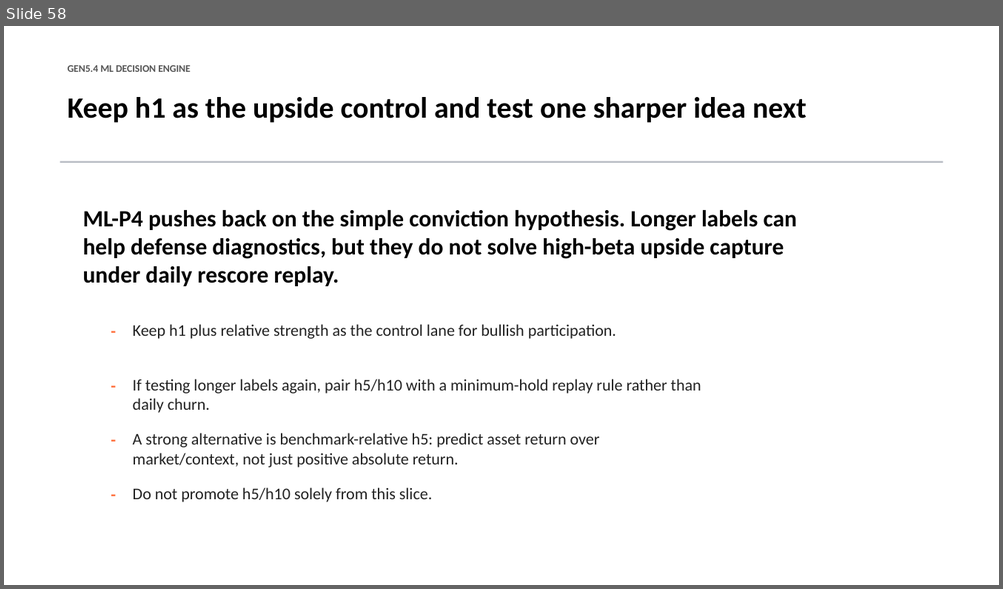
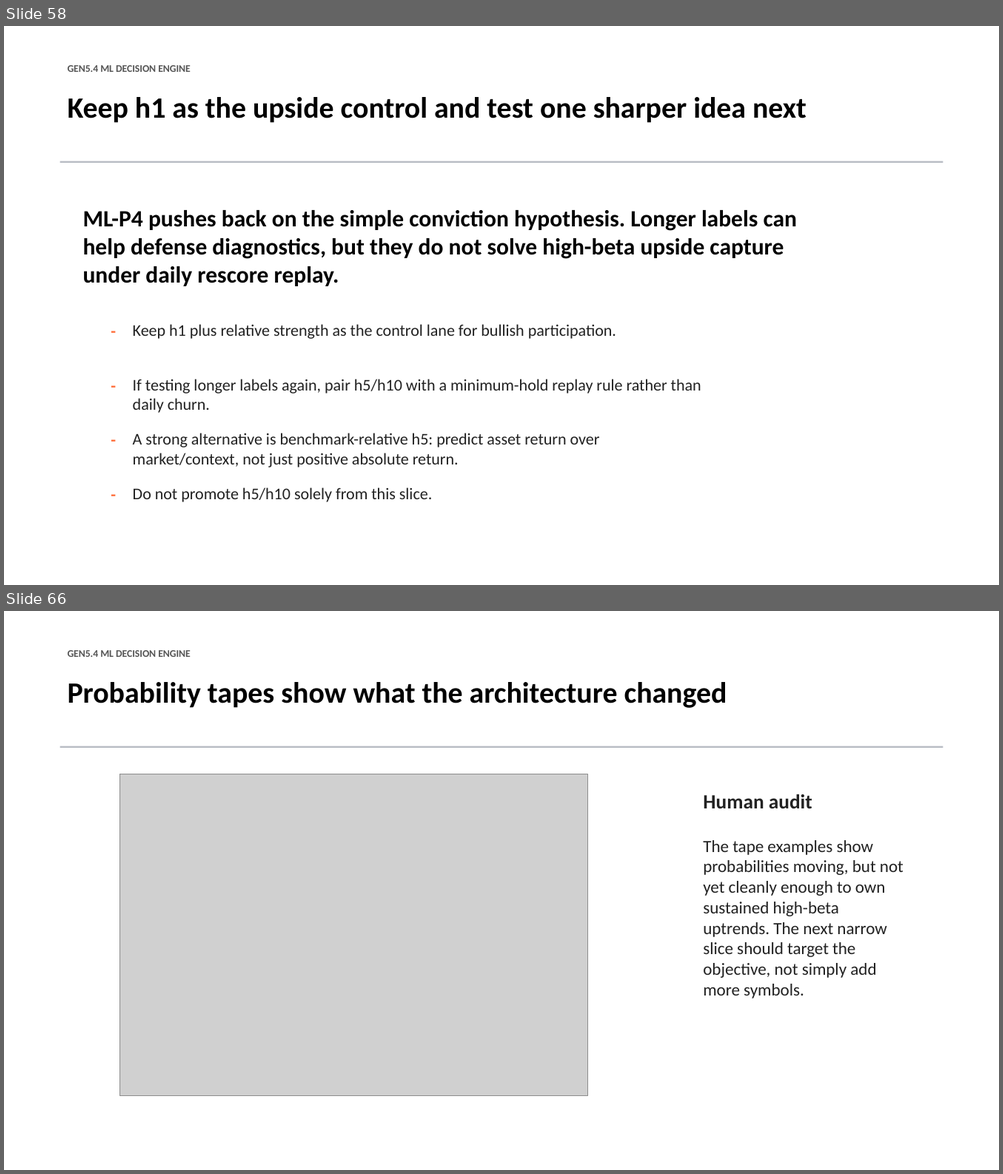
Before and after one commit to Francisc0Franc0/Time-Series-Modeling-Gen5, a slide deck: presentations/gen5_4_ml_decision_engine_incremental_build.pptx. Shown one above the other, each under a label of ours: slide 58 before the commit, slides 58 and 66 after it; the slides between them are not shown. The pictures are 1003x589 and 1003x1174 pixels, drawn with LibreOffice and Linux fonts; fonts in the diff are those of the drawing; grey boxes stand for pictures. Boxes give left, top, right and bottom in pixels: in the first picture for what was removed or moved away, otherwise in the second. Text is boxed around its words. In the diff, an @@ line names an element or a change of style, - is before the commit and + after.

Commit message:
Add Gen5.4 universe architecture screen

```diff
--- a/presentations/gen5_4_ml_decision_engine_incremental_build.pptx
+++ b/presentations/gen5_4_ml_decision_engine_incremental_build.pptx
@@ slide 66 added at [4, 611, 999, 1170], background #FFFFFF @@
@@ text added at [68, 650, 190, 657], 9.8 pt, text #555555, bold @@
+GEN5.4 ML DECISION ENGINE
@@ text added at [68, 682, 727, 708], 28.5 pt, text #000000, bold @@
+Probability tapes show what the architecture changed
@@ rectangle added at [60, 746, 942, 748], fill #B8BCC4 @@
@@ picture added at [119, 775, 587, 1096] @@
@@ text added at [703, 795, 812, 809], 19.5 pt, text #222222, bold @@
+Human audit
@@ text added at [703, 840, 903, 999], 16.5 pt, text #222222 @@
+The tape examples show probabilities moving, but not yet cleanly enough to own sustained high-beta uptrends. The next narrow slice should target the objective, not simply add more symbols.
```
Also in this commit, not shown: 8 other slides added, 6 other files.
